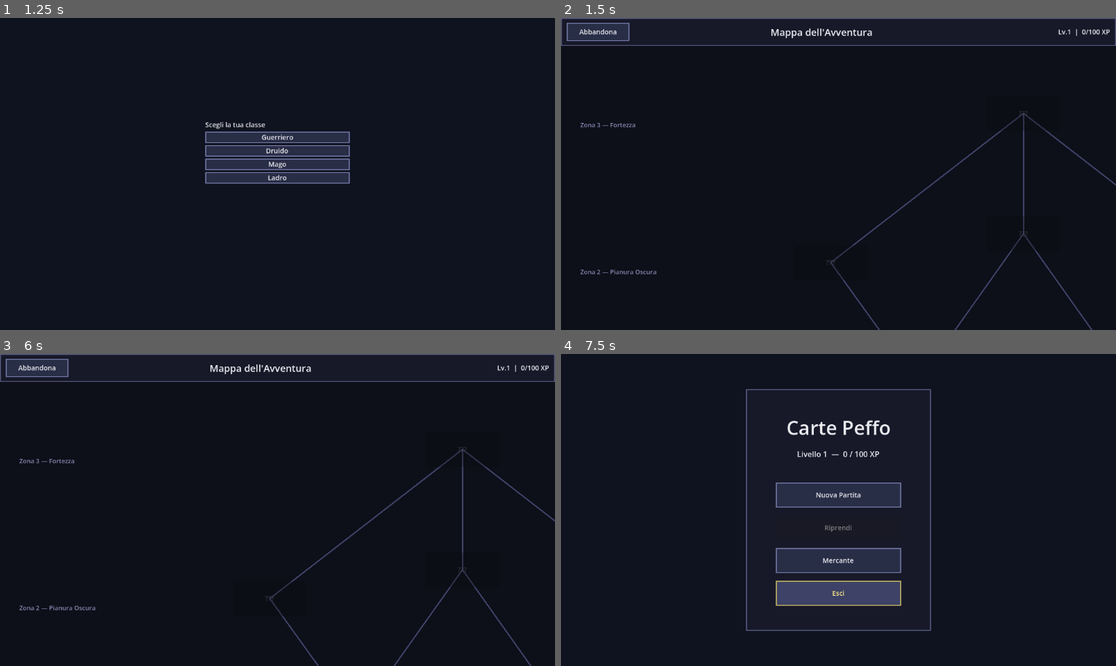
Above: before the commit, frames 1-4 (two rows, left to right).
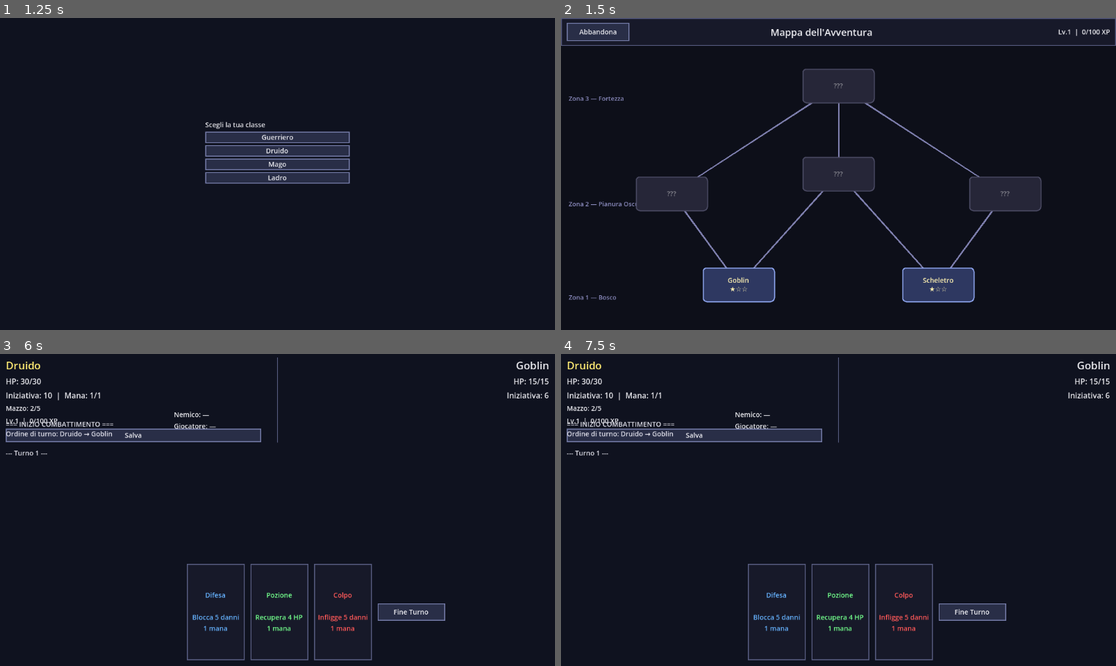
Above: after the commit, the same moments.

Repository: Dreeko1/Card-Game-GD
Game: Godot game, scene res://scenes/main_menu.tscn
The game is run twice, just before and just after one commit, with the same random seed, the same clock (stepped at 60 frames per second) and the same inputs.
Inputs (mouse positions are in pixels of both pictures, inside the frame that each line leads up to):
- Up to frame 1 (1.25 s): click "Nuova Partita" at 0.5 s
- Up to frame 2 (1.5 s): click "Guerriero" at 1.25 s
- Up to frame 3 (6 s): click "Abbandona" at 2 s; click "Mercante" at 2.75 s; click "← Torna al Menu" at 3.5 s; click "Nuova Partita" at 4.25 s; click "Druido" at 5 s; click (177, 619) at 5.75 s, where only the run after the commit has a clickable "Goblin ★☆☆"
- Up to frame 4 (7.5 s): click (694, 435) at 6.5 s, where only the run after the commit has a clickable "Salva"; click (599, 366) at 7.25 s, where only the run before the commit has a clickable "Abbandona"

Frame 1 is identical in both runs. In frame 2, 10% of the frame differs, in the area x 1-100%, y 16-100%; in frame 3, 7.4%; in frame 4, 11%, in the area x 1-99%, y 1-99%.

Commit message:
Fix mappa: posizioni dinamiche e nodi visibili
- Posizioni nodi calcolate sul viewport reale (non hardcoded 1920x1080)
- await process_frame per attendere il layout prima di posizionare i nodi
- StyleBoxFlat personalizzato su ogni nodo (sfondo + bordo colorato per stato)
- Nodi disponibili: sfondo blu, bordo azzurro, testo giallo
- Nodi completati: sfondo verde scuro, bordo verde
- Nodi bloccati: sfondo grigio scuro, testo grigio
- Linee di connessione più luminose (visibili su sfondo scuro)

https://claude.ai/code/session_019P7p6ZaqQwo2DPN3Au32aR

Diff:
--- a/scripts/world_map.gd
+++ b/scripts/world_map.gd
@@ -1,13 +1,4 @@
 extends Control
-
-# Posizioni centrali di ogni nodo sulla MapContainer (1920×1020 usabile sotto l'HUD).
-# Layout isometrico: zone basse = facili, zone alte = difficili.
-const NODE_POSITIONS := [
-	[],                                                                   # zone 0 inutilizzata
-	[Vector2(740, 700), Vector2(1180, 700)],                             # zone 1
-	[Vector2(560, 450), Vector2(960, 390), Vector2(1360, 450)],         # zone 2
-	[Vector2(960, 140)],                                                  # zone 3 (boss)
-]
 
 const NODE_SIZE := Vector2(150, 72)
 
@@ -15,6 +6,8 @@
 	"", "Zona 1 — Bosco", "Zona 2 — Pianura Oscura", "Zona 3 — Fortezza"
 ]
 
+# Posizioni relative al viewport (0.0–1.0), calcolate in _ready
+var _node_positions := []
 var _node_buttons: Dictionary = {}
 
 @onready var map_container: Control = $MapContainer
@@ -24,6 +17,9 @@
 
 func _ready() -> void:
 	abandon_btn.pressed.connect(_on_abandon)
+	# Aspetta che il layout sia calcolato prima di posizionare i nodi
+	await get_tree().process_frame
+	_build_positions()
 	_update_hud()
 	_add_zone_labels()
 	_draw_connections()
@@ -33,19 +29,34 @@
 		_show_cleared_overlay()
 
 
+func _build_positions() -> void:
+	var vp := get_viewport_rect().size
+	var hud_h := 58.0
+	var s := Vector2(vp.x, vp.y - hud_h)
+	var cx := s.x * 0.5
+	_node_positions = [
+		[],
+		[Vector2(cx - s.x * 0.18, s.y * 0.84), Vector2(cx + s.x * 0.18, s.y * 0.84)],
+		[Vector2(cx - s.x * 0.30, s.y * 0.52), Vector2(cx, s.y * 0.45), Vector2(cx + s.x * 0.30, s.y * 0.52)],
+		[Vector2(cx, s.y * 0.14)],
+	]
+
+
 func _update_hud() -> void:
 	var xp_in_lv := GameManager.player_xp - (GameManager.player_level - 1) * 100
 	player_info_label.text = "Lv.%d  |  %d/100 XP" % [GameManager.player_level, xp_in_lv]
 
 
 func _add_zone_labels() -> void:
-	var y_offsets := [710.0, 460.0, 155.0]
+	var vp := get_viewport_rect().size
+	var s := Vector2(vp.x, vp.y - 58.0)
+	var y_ratios := [0.87, 0.54, 0.17]
 	for i in 3:
 		var lbl := Label.new()
 		lbl.text = ZONE_LABELS[i + 1]
-		lbl.position = Vector2(40.0, y_offsets[i])
+		lbl.position = Vector2(16.0, s.y * y_ratios[i])
 		lbl.add_theme_font_size_override("font_size", 13)
-		lbl.modulate = Color(0.6, 0.6, 0.75)
+		lbl.modulate = Color(0.6, 0.6, 0.8)
 		map_container.add_child(lbl)
 
 
@@ -60,7 +71,7 @@
 			line.add_point(from)
 			line.add_point(_center_of(to_node))
 			line.width = 3.0
-			line.default_color = Color(0.35, 0.35, 0.55, 0.7)
+			line.default_color = Color(0.55, 0.55, 0.75, 0.9)
 			map_container.add_child(line)
 
 
@@ -70,6 +81,20 @@
 		btn.custom_minimum_size = NODE_SIZE
 		btn.position = _center_of(node) - NODE_SIZE / 2.0
 		btn.autowrap_mode = TextServer.AUTOWRAP_WORD
+		# Stile visibile indipendente dal tema
+		var style := StyleBoxFlat.new()
+		style.corner_radius_top_left = 8
+		style.corner_radius_top_right = 8
+		style.corner_radius_bottom_left = 8
+		style.corner_radius_bottom_right = 8
+		style.border_width_left = 2
+		style.border_width_right = 2
+		style.border_width_top = 2
+		style.border_width_bottom = 2
+		btn.add_theme_stylebox_override("normal", style)
+		btn.add_theme_stylebox_override("hover", style)
+		btn.add_theme_stylebox_override("pressed", style)
+		btn.add_theme_stylebox_override("disabled", style)
 		map_container.add_child(btn)
 		_node_buttons[node.id] = btn
 		var nid := node.id
@@ -80,23 +105,30 @@
 	for id: int in _node_buttons:
 		var node := MapManager.get_node_by_id(id)
 		var btn: Button = _node_buttons[id]
+		var style := btn.get_theme_stylebox("normal") as StyleBoxFlat
 		match node.state:
 			MapNodeData.State.LOCKED:
 				btn.disabled = true
-				btn.modulate = Color(0.4, 0.4, 0.45)
 				btn.text = "???"
+				btn.add_theme_color_override("font_color", Color(0.55, 0.55, 0.6))
+				style.bg_color = Color(0.15, 0.15, 0.22)
+				style.border_color = Color(0.3, 0.3, 0.4)
 			MapNodeData.State.AVAILABLE:
 				btn.disabled = false
-				btn.modulate = Color(1.0, 1.0, 1.0)
 				btn.text = _node_label(node)
+				btn.add_theme_color_override("font_color", Color(1.0, 0.95, 0.7))
+				style.bg_color = Color(0.18, 0.22, 0.38)
+				style.border_color = Color(0.6, 0.7, 1.0)
 			MapNodeData.State.COMPLETED:
 				btn.disabled = true
-				btn.modulate = Color(0.3, 0.78, 0.3)
 				btn.text = "✓ " + EnemyData.DATA[node.enemy_type]["name"]
+				btn.add_theme_color_override("font_color", Color(0.4, 1.0, 0.5))
+				style.bg_color = Color(0.1, 0.28, 0.15)
+				style.border_color = Color(0.3, 0.85, 0.4)
 
 
 func _center_of(node: MapNodeData) -> Vector2:
-	return NODE_POSITIONS[node.zone][node.col]
+	return _node_positions[node.zone][node.col]
 
 
 func _node_label(node: MapNodeData) -> String:
